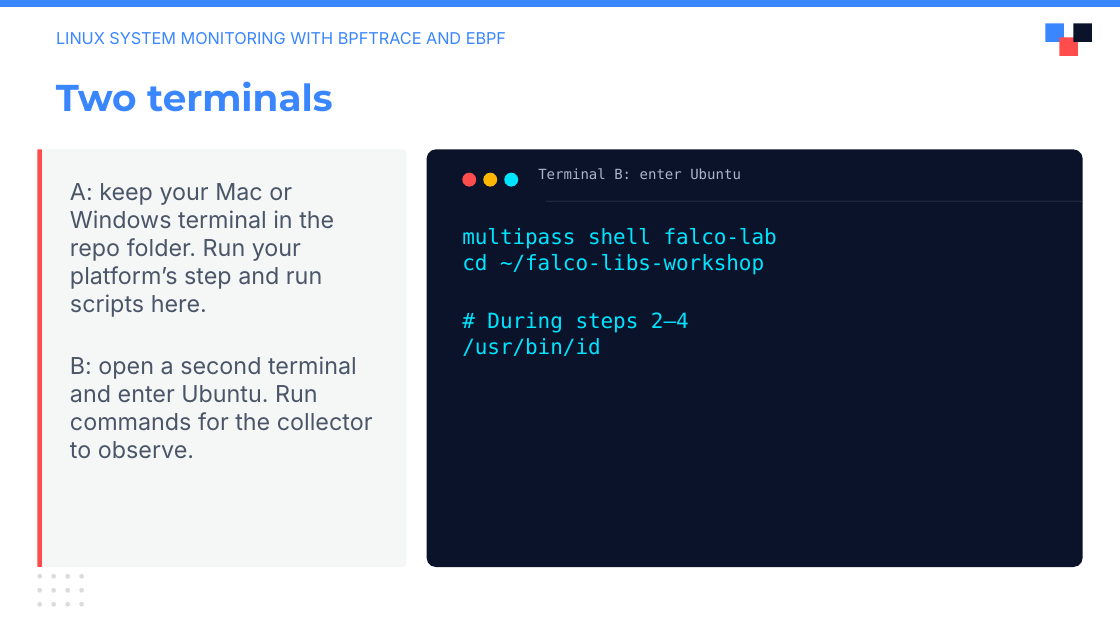
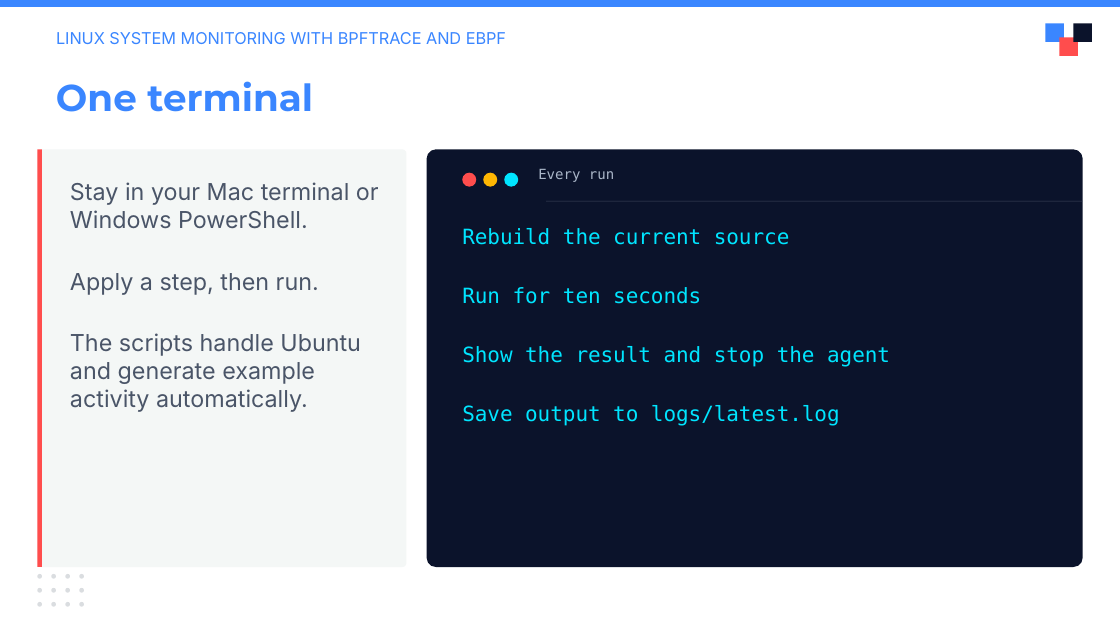
Before and after one commit to julianshalaby-perj/falco-libs-workshop, a slide deck: slide 5 of presentation/falco-libs-intro.pptx. Drawn at 1120x630 pixels with LibreOffice and Linux fonts; fonts in the diff are those of the drawing; background and template pictures are left out. Boxes give left, top, right and bottom in pixels: in the first picture for what was removed or moved away, otherwise in the second. Text is boxed around its words. In the diff, an @@ line names an element or a change of style, - is before the commit and + after.

Commit message:
Simplify slides to one terminal and explain each capture stage

```diff
--- a/presentation/falco-libs-intro.pptx
+++ b/presentation/falco-libs-intro.pptx
@@ text at (x1=56, y1=81, x2=313, y2=112): text changed @@
-Two terminals
+One terminal
@@ text at (x1=538, y1=169, x2=614, y2=182): text changed @@
-Terminal B: enter Ubuntu
+Every run
@@ text at (x1=70, y1=182, x2=379, y2=412): text changed @@
-A: keep your Mac or Windows terminal in the repo folder. Run your platform’s step and run scripts here.
-B: open a second terminal and enter Ubuntu. Run commands for the collector to observe.
+Stay in your Mac terminal or Windows PowerShell.
+Apply a step, then run.
+The scripts handle Ubuntu and generate example activity automatically.
@@ text at (x1=462, y1=228, x2=890, y2=426): text changed @@
-multipass shell falco-lab
-cd ~/falco-libs-workshop
-# During steps 2–4
-/usr/bin/id
+Rebuild the current source
+Run for ten seconds
+Show the result and stop the agent
+Save output to logs/latest.log
```
Also in this commit, not shown: 9 other slides changed.
